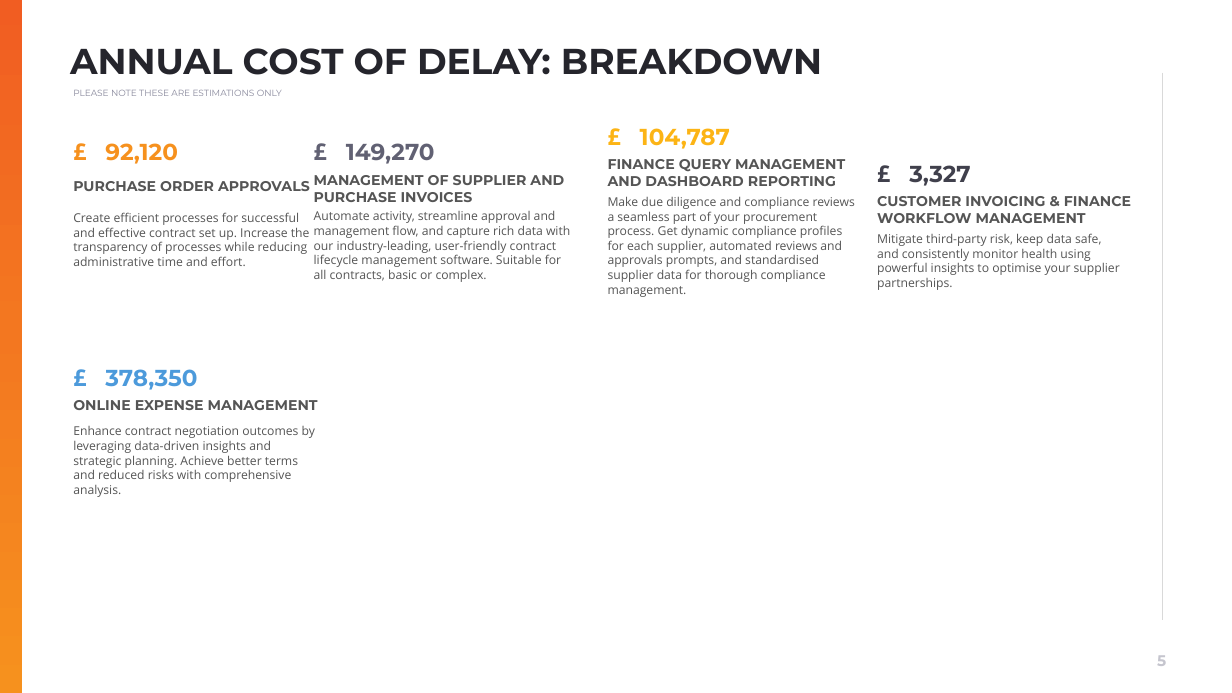
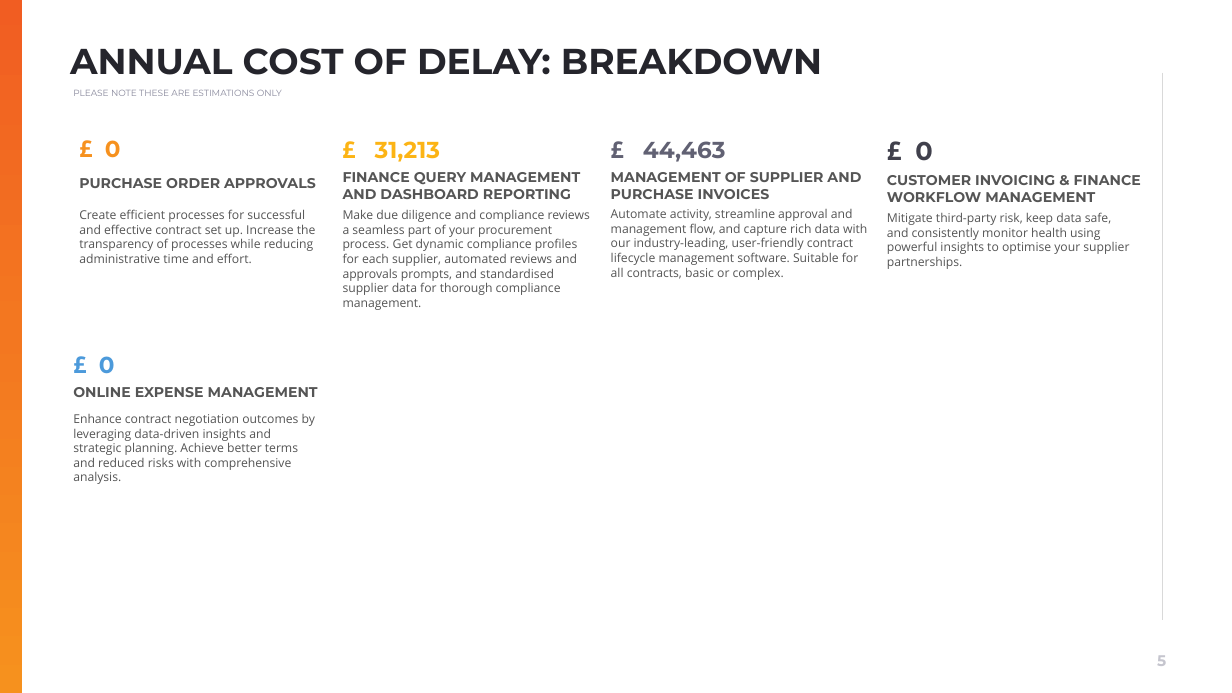
Before and after one commit to muratozdemirpiblo/ppt-api, a slide deck: slide 5 of client_output.pptx. Drawn at 1232x693 pixels with LibreOffice and Linux fonts; fonts in the diff are those of the drawing; background and template pictures are left out. Boxes give left, top, right and bottom in pixels: in the first picture for what was removed or moved away, otherwise in the second. Text is boxed around its words. In the diff, an @@ line names an element or a change of style, - is before the commit and + after.

```diff
--- a/client_output.pptx
+++ b/client_output.pptx
@@ text removed at box(105, 143, 178, 164) @@
-£ 92,120
@@ text added at box(105, 140, 121, 158), 18 pt, text #F6911E, bold @@
+£ 0
@@ text removed at box(346, 143, 435, 164) @@
-£ 149,270
@@ text added at box(375, 141, 440, 162), 18 pt, text #FCB415, bold @@
+£ 31,213
@@ text removed at box(640, 128, 730, 149) @@
-£ 104,787
@@ text added at box(643, 141, 726, 162), 18 pt, text #616173, bold @@
+£ 44,463
@@ text added at box(915, 141, 932, 161), 20 pt, text #40404C, bold @@
+£ 0
@@ text "PURCHASE ORDER APPROVALS": place and size @@
-text "PURCHASE ORDER APPROVALS" at box(73, 181, 310, 191)
+text "PURCHASE ORDER APPROVALS" at box(79, 178, 316, 188)
@@ text "FINANCE QUERY MANAGEMENT AND DASHBOARD ...": place and size @@
-text "FINANCE QUERY MANAGEMENT AND DASHBOARD ..." at box(608, 159, 845, 186)
+text "FINANCE QUERY MANAGEMENT AND DASHBOARD ..." at box(343, 172, 580, 199)
@@ text "MANAGEMENT OF SUPPLIER AND PURCHASE ...": place and size @@
-text "MANAGEMENT OF SUPPLIER AND PURCHASE ..." at box(314, 175, 564, 202)
+text "MANAGEMENT OF SUPPLIER AND PURCHASE ..." at box(611, 172, 861, 199)
@@ text "CUSTOMER INVOICING & FINANCE WORKFLOW ...": place and size @@
-text "CUSTOMER INVOICING & FINANCE WORKFLOW ..." at box(877, 196, 1131, 223)
+text "CUSTOMER INVOICING & FINANCE WORKFLOW ..." at box(887, 175, 1141, 202)
@@ text removed at box(909, 165, 970, 186) @@
-£ 3,327
@@ text "Create efficient processes for successful ...": place and size @@
-text "Create efficient processes for successful ..." at box(73, 212, 310, 266)
+text "Create efficient processes for successful ..." at box(79, 209, 316, 263)
@@ text "Make due diligence and compliance ...": place and size @@
-text "Make due diligence and compliance ..." at box(608, 196, 855, 297)
+text "Make due diligence and compliance ..." at box(343, 209, 590, 310)
@@ text "Automate activity, streamline approval and ...": place and size @@
-text "Automate activity, streamline approval and ..." at box(314, 211, 570, 282)
+text "Automate activity, streamline approval and ..." at box(611, 209, 867, 280)
@@ text "Mitigate third-party risk, keep data ...": place and size @@
-text "Mitigate third-party risk, keep data ..." at box(877, 233, 1120, 290)
+text "Mitigate third-party risk, keep data ..." at box(887, 212, 1129, 269)
@@ text added at box(99, 356, 115, 374), 18 pt, text #4C9ADB, bold @@
+£ 0
@@ text "ONLINE EXPENSE MANAGEMENT": place and size @@
-text "ONLINE EXPENSE MANAGEMENT" at box(73, 400, 318, 410)
+text "ONLINE EXPENSE MANAGEMENT" at box(73, 387, 318, 397)
@@ text removed at box(105, 369, 197, 390) @@
-£ 378,350
@@ text "Enhance contract negotiation outcomes by ...": place and size @@
-text "Enhance contract negotiation outcomes by ..." at box(73, 426, 315, 497)
+text "Enhance contract negotiation outcomes by ..." at box(73, 414, 315, 484)
```
Also in this commit, not shown: 4 other slides changed, 4 other files.
